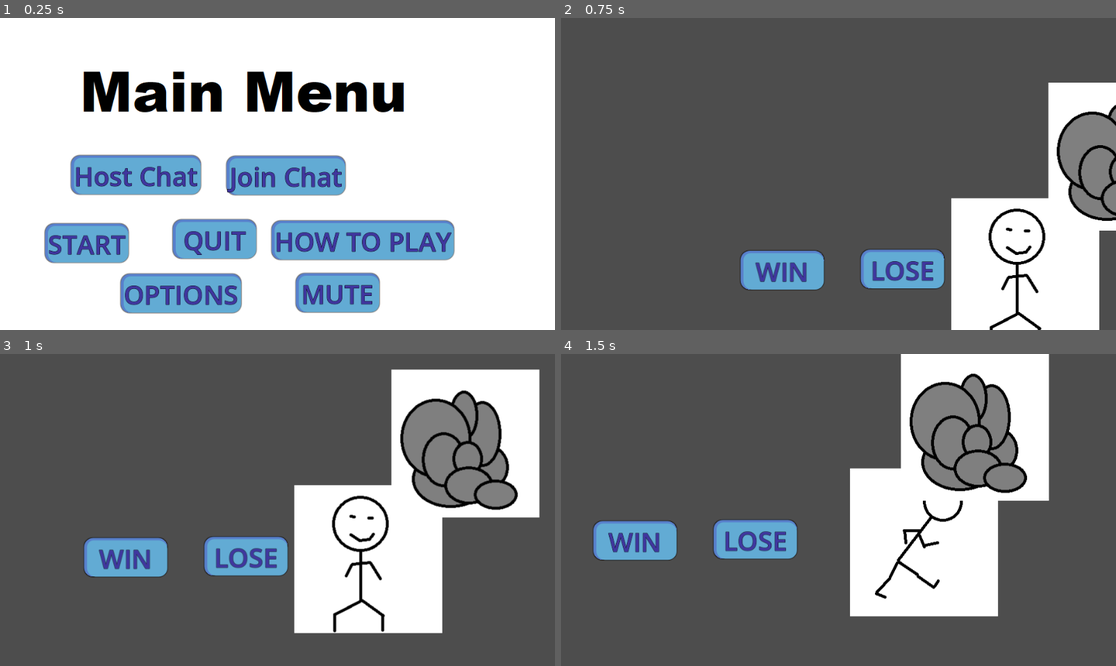
Above: before the commit, frames 1-4 (two rows, left to right).
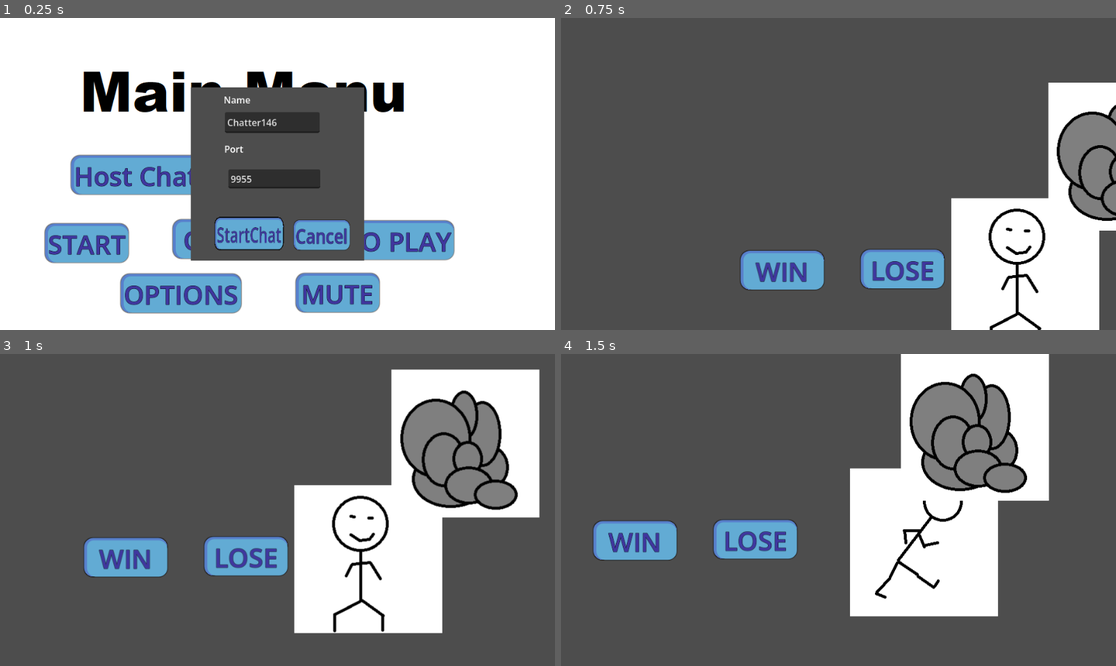
Above: after the commit, the same moments.

Repository: ickmiester/MooseTemplate
Game: Godot game, scene res://scenes/main_menu.tscn
The game is run twice, just before and just after one commit, with the same random seed, the same clock (stepped at 60 frames per second) and the same inputs.
Inputs (mouse positions are in pixels of both pictures, inside the frame that each line leads up to):
- Up to frame 1 (0.25 s): no input
- Up to frame 2 (0.75 s): click "START" at 0.5 s
- Up to frame 3 (1 s): no input
- Up to frame 4 (1.5 s): move the mouse to (960, 494) at 1.27 s; press the mouse at (960, 494) at 1.28 s; hold D (move_right) from 1.28 s (still down)

The runs differ from the first frame. In frame 1, 16% of the frame differs, in the area x 34-66%, y 22-78%; in frame 2, nothing differs; in frame 3, nothing differs; in frame 4, nothing differs.

Commit message:
added glow shader

Diff:
--- /dev/null
+++ b/scenes/OutlineAndGlow.tres
@@ -0,0 +1,11 @@
+[gd_resource type="ShaderMaterial" format=3 uid="uid://bptbo52bsp56q"]
+
+[ext_resource type="Shader" uid="uid://0r78y0p7p3mc" path="res://scenes/outlineAndGlow.gdshader" id="1_4fm6h"]
+
+[resource]
+shader = ExtResource("1_4fm6h")
+shader_parameter/glow_color = Color(0, 0, 0, 1)
+shader_parameter/glow_power = 0.0
+shader_parameter/glow_shift = 0.0
+shader_parameter/glow_radius = 5.0
+shader_parameter/progress = 1.0
--- a/scenes/main_menu.tscn
+++ b/scenes/main_menu.tscn
@@ -3,6 +3,7 @@
 [ext_resource type="Script" uid="uid://csvhywhk8g8lh" path="res://scenes/main_menu.gd" id="1_hb7w4"]
 [ext_resource type="Texture2D" uid="uid://jocfv8j21a55" path="res://art/main menu.png" id="2_tm74w"]
 [ext_resource type="PackedScene" uid="uid://k2f2m56ajwsd" path="res://scenes/MooseButton.tscn" id="3_bqqt6"]
+[ext_resource type="Material" uid="uid://bptbo52bsp56q" path="res://scenes/OutlineAndGlow.tres" id="4_wu84c"]
 
 [sub_resource type="LabelSettings" id="LabelSettings_bqqt6"]
 
@@ -81,9 +82,11 @@
 title = "Host"
 initial_position = 2
 size = Vector2i(300, 300)
+visible = true
 always_on_top = true
 
 [node name="StartButton" parent="HostPopup" unique_id=211498279 instance=ExtResource("3_bqqt6")]
+material = ExtResource("4_wu84c")
 offset_left = -157.0
 offset_top = 70.0
 offset_right = 55.0
--- /dev/null
+++ b/scenes/outlineAndGlow.gdshader
@@ -0,0 +1,34 @@
+shader_type canvas_item;
+
+void vertex() {
+	// Called for every vertex the material is visible on.
+}
+
+uniform vec4 glow_color : source_color;
+uniform float glow_power: hint_range(0.0, 8.0, 0.1) = 2.0;
+uniform float glow_shift: hint_range(0.0, 10.0, 0.1) = 1.0;
+uniform float glow_radius: hint_range(1.0, 10.0, 1.0) = 1.0;
+uniform float progress: hint_range(0.0, 1.0) = 0.0;
+
+void fragment() {
+	float silhouette_alpha = texture(TEXTURE, UV * 0.65 + .175).a;
+	vec4 color_silhouette = vec4(glow_color);
+	color_silhouette.a = silhouette_alpha;
+	COLOR = mix(COLOR, color_silhouette, progress * (1.0 - COLOR.a));
+	vec4 glow = vec4(0.0);
+	float count = 0.0;
+	for (float x = -glow_radius; x <= glow_radius; x += 1.0) {
+		for (float y = -glow_radius; y <= glow_radius; y += 1.0) {
+			vec2 offset = vec2(x, y) * glow_shift * TEXTURE_PIXEL_SIZE;
+			glow += texture(TEXTURE, UV + offset) * glow_color;
+			count += 1.0;
+		}
+	}
+	glow *= glow_power / count;
+	COLOR = mix(COLOR, glow, glow.a);
+}
+
+//void light() {
+//	// Called for every pixel for every light affecting the CanvasItem.
+//	// Uncomment to replace the default light processing function with this one.
+//}
Not shown, added: scenes/outlineAndGlow.gdshader.uid
